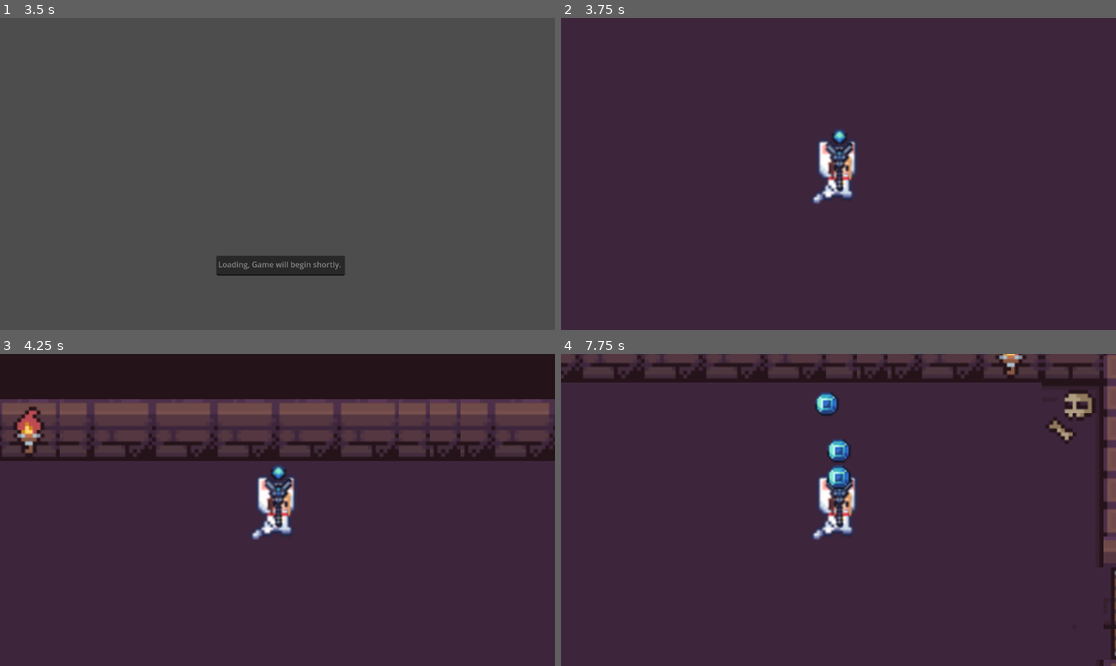
Above: before the commit, frames 1-4 (two rows, left to right).
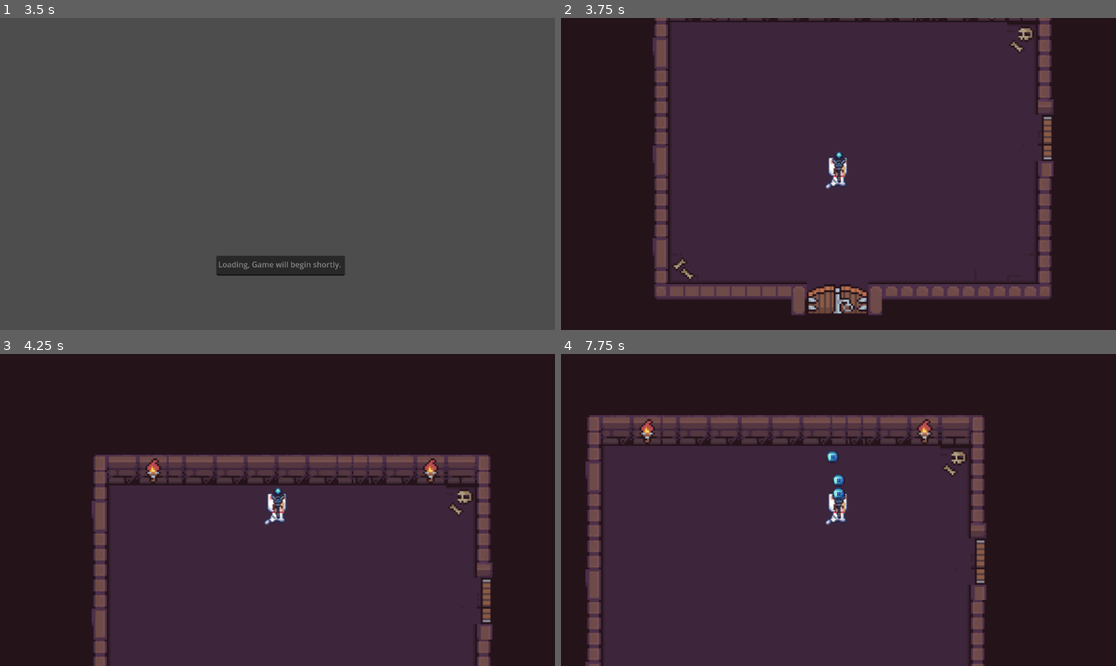
Above: after the commit, the same moments.

Repository: 50002/TaitajaRaSeKo25
Game: Godot game, scene res://start.tscn
Same seed, same stepped clock (60 frames per second), same inputs: the game is played once before the commit and once after it.
Inputs:
- Up to frame 1 (3.5 s): click "Start" at 0.5 s; tap Enter (Attack) at 1.25, 2.75 s; hold D (RIGHT) 1.28-2.03 s; hold Enter (Attack) 1.28-2.03 s; tap Space (Dash) at 2, 2.1 s; hold S (DOWN) 2.03-2.78 s; hold D (RIGHT) from 2.78 s (still down); hold Enter (Attack) from 2.78 s (still down)
- Up to frame 2 (3.75 s): tap Space (Dash) at 3.5, 3.6 s; release D (RIGHT) at 3.53 s; release Enter (Attack) at 3.53 s; hold W (UP) from 3.53 s (still down)
- Up to frame 3 (4.25 s): keep holding W (UP)
- Up to frame 4 (7.75 s): release W (UP) at 4.28 s; hold Enter (Attack) 4.28-5.03 s; hold A (LEFT) 4.28-5.78 s; tap Space (Dash) at 5.1, 6.6 s; hold S (DOWN) 5.78-6.53 s; hold Enter (Attack) 5.78-6.53 s; hold D (RIGHT) 6.53-7.28 s; hold W (UP) from 7.28 s (still down); hold Enter (Attack) from 7.28 s (still down)

Frame 1 is identical in both runs. In frame 2, 42% of the frame differs, in the area x 0-100%, y 0-100%; in frame 3, 40%; in frame 4, 43%.

Commit message:
bullet tweak

Diff:
--- a/new-game-project/Level1.tscn
+++ b/new-game-project/Level1.tscn
@@ -1191,7 +1191,8 @@
 31:31/0 = 0
 
 [sub_resource type="TileSet" id="TileSet_27p8i"]
-physics_layer_0/collision_layer = 1
+physics_layer_0/collision_layer = 5
+physics_layer_0/collision_mask = 5
 sources/5 = SubResource("TileSetAtlasSource_7wf0f")
 
 [node name="Node2D" type="Node2D"]
--- a/new-game-project/Player.tscn
+++ b/new-game-project/Player.tscn
@@ -685,7 +685,7 @@
 autoplay = "idleR"
 
 [node name="Camera2D" type="Camera2D" parent="."]
-zoom = Vector2(4, 4)
+zoom = Vector2(2, 2)
 
 [node name="DashCD" type="Timer" parent="."]
 wait_time = 3.0
Not shown: 1 places in new-game-project/Level1.tscn that only renumber resources
